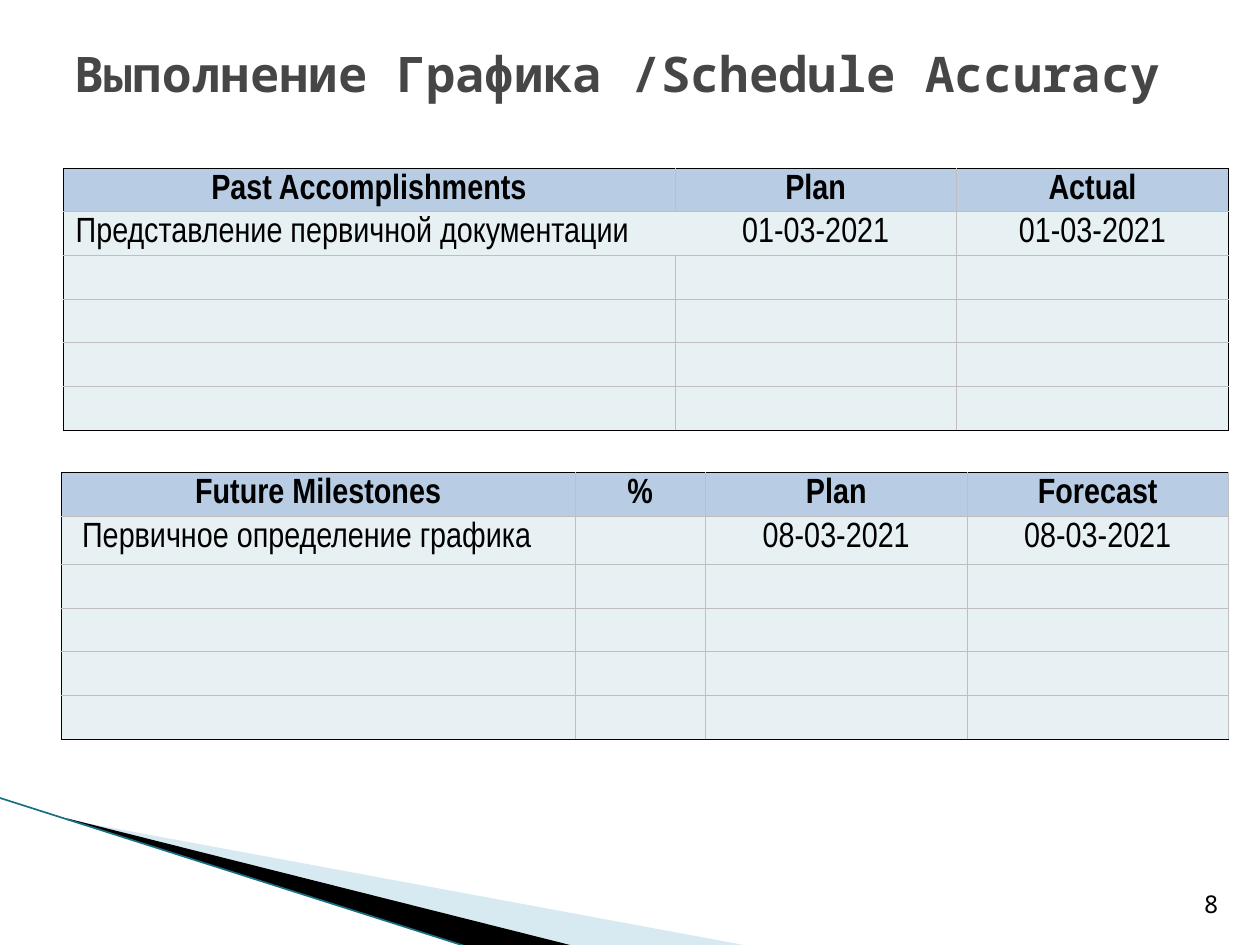
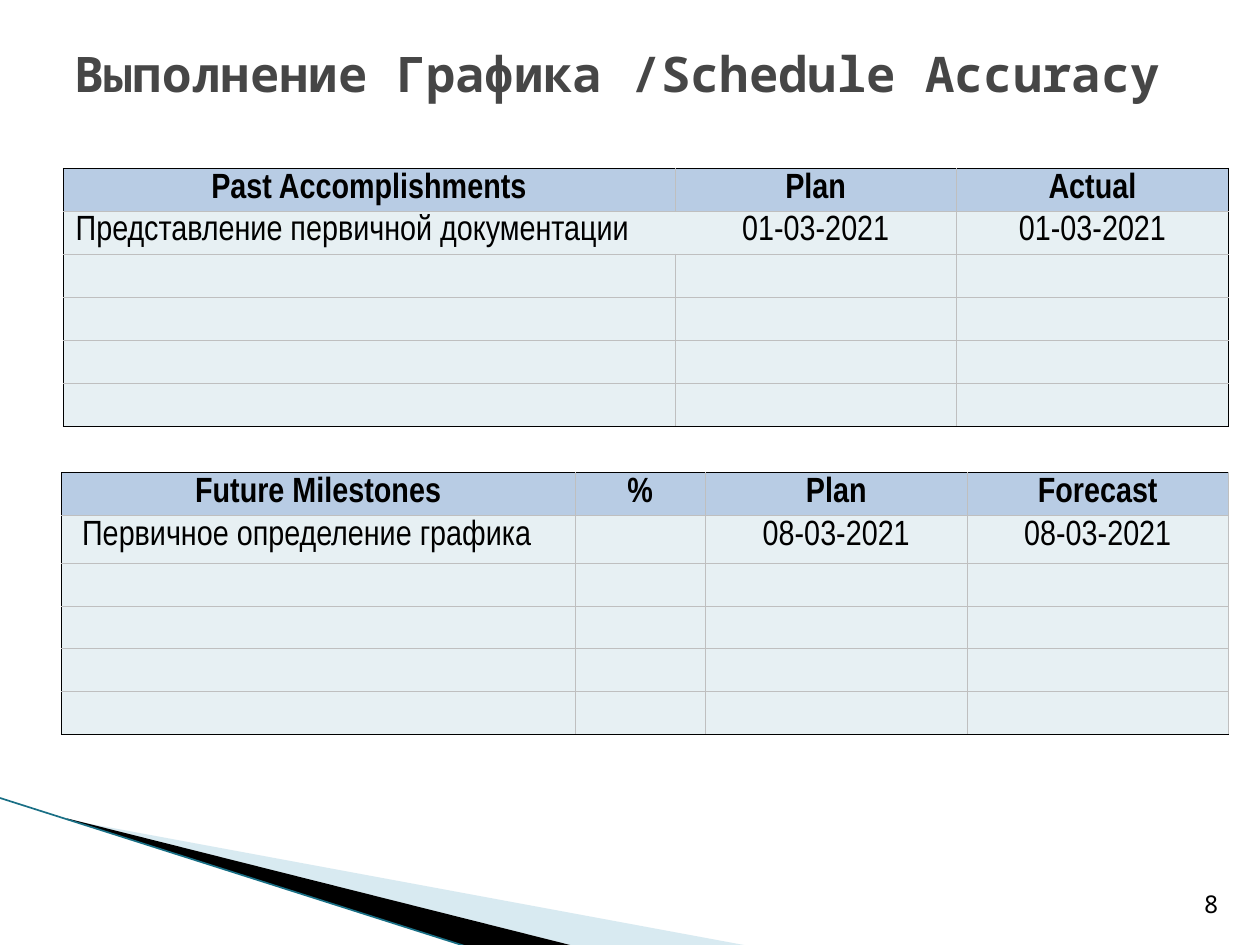
Before and after one commit to saviord7/applicant-service, a slide deck: slide 8 of reports/20210301 checkpoint 0/C09_project_report_0_LETI_2021.ppt. Drawn at 1260x945 pixels with LibreOffice and Linux fonts; fonts in the diff are those of the drawing; background and template pictures are left out. Boxes give left, top, right and bottom in pixels: in the first picture for what was removed or moved away, otherwise in the second. Text is boxed around its words. In the diff, an @@ line names an element or a change of style, - is before the commit and + after.

```diff
--- a/reports/20210301 checkpoint 0/C09_project_report_0_LETI_2021.ppt
+++ b/reports/20210301 checkpoint 0/C09_project_report_0_LETI_2021.ppt
@@ table at (63, 168, 1228, 426) @@
@@ line spacing 0.94 to 0.91 @@
@@ table at (62, 472, 1230, 730) @@
@@ line spacing 0.94 to 0.91 @@
```
Also in this commit, not shown: 3 other slides changed.
